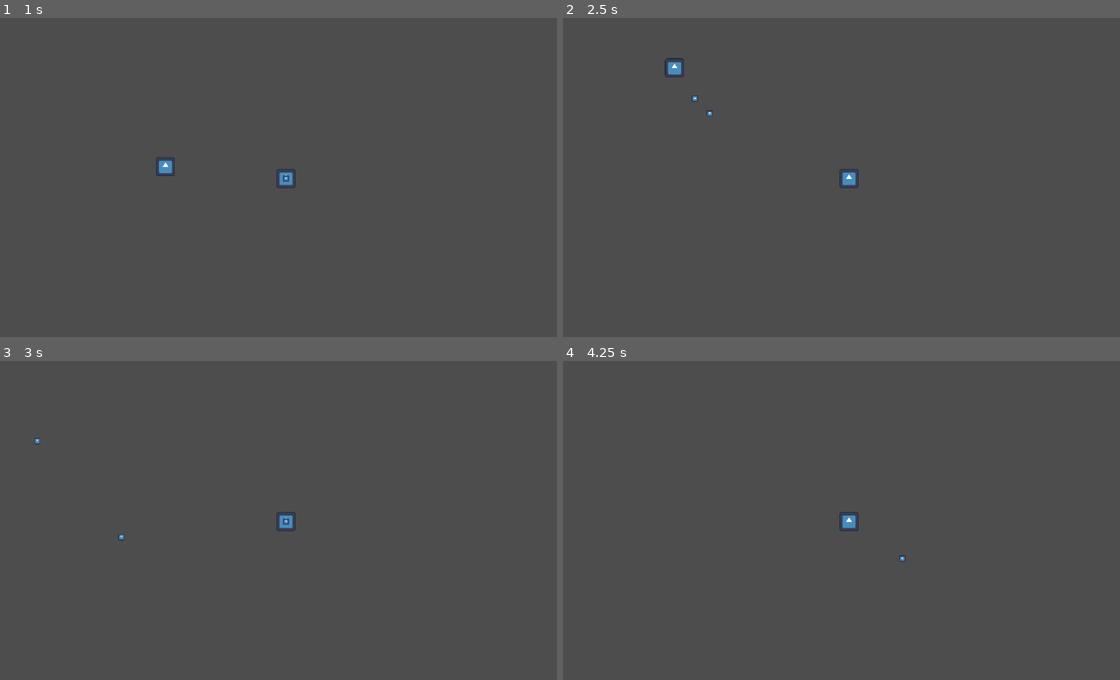
Above: before the commit, frames 1-4 (two rows, left to right).
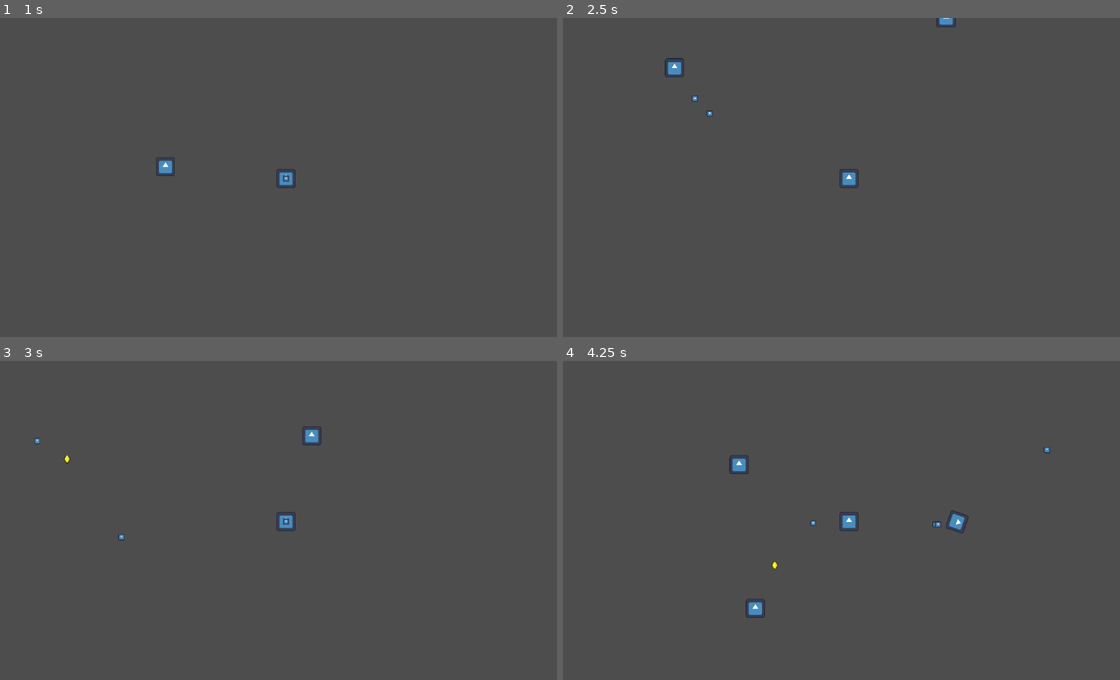
Above: after the commit, the same moments.

Repository: SeanCampbell255/rogueish
Game: Godot game, scene res://game.tscn
Two runs of this game, one before a commit and one after it. Both use one fixed random seed, a clock stepped at 60 frames per second and the inputs below. The project has no main scene, so this scene is started directly. The engine's default icon, where the game draws it, is replaced by a stand-in: a white triangle on a blue panel in a dark square.
Inputs:
- Up to frame 1 (1 s): hold Right (ui_right) from 0.53 s (still down)
- Up to frame 2 (2.5 s): release Right (ui_right) at 1.28 s; hold Down (ui_down) 1.28-2.03 s; hold Right (ui_right) from 2.03 s (still down)
- Up to frame 3 (3 s): release Right (ui_right) at 2.78 s; hold Up (ui_up) from 2.78 s (still down)
- Up to frame 4 (4.25 s): release Up (ui_up) at 3.53 s; hold Left (ui_left) from 3.53 s (still down)

Frame 1 is identical in both runs. In frame 2, less than 0.1% of the frame differs, in the area x 67-71%, y 0-3%; in frame 3, 0.1%; in frame 4, 0.5%, in the area x 29-88%, y 26-81%.
Error before the commit: Parse Error: Expected expression for variable initial value after "=". (res://game.gd:4)

Commit message:
Added pickups

Diff:
--- a/rogueish/enemy.gd
+++ b/rogueish/enemy.gd
@@ -9,6 +9,7 @@
 var canShoot = true
 var shotCooldown = 2
 var projectile = preload("res://projectile.tscn")
+var pickup = preload("res://pickup.tscn")
 var target
 var speed = 150
 var isInProximity = false
@@ -35,6 +36,9 @@
 func take_damage(damage: int) -> void:
 	health -= damage
 	if(health < 1):
+		var drop = pickup.instantiate()
+		drop.global_position = global_position
+		get_parent().add_child(drop)
 		queue_free()
 
 func deal_proximity_damage(body: Player) -> void:
--- a/rogueish/game.gd
+++ b/rogueish/game.gd
@@ -1,14 +1,27 @@
 extends Node2D
 
 var enemy = preload("res://enemy.tscn")
-@onready var path: PathFollow2D =
+@onready var path: PathFollow2D = $Player/Path2D/PathFollow2D
+@onready var spawnPoint: Marker2D = $Player/Path2D/PathFollow2D/Marker2D
 @onready var timer: Timer = $SpawnTimer
+
+var coins = 0
 
 func _ready() -> void:
 	timer.wait_time = 1
 	timer.start()
 
+func grab_pickup(type: String, amount: int) -> void:
+	if (type == "coin"):
+		coins += amount
+		print(coins)
+
 func _on_spawn_timer_timeout() -> void:
+	print("spawn")
 	var rng = RandomNumberGenerator.new()
 	rng.randomize()
-	enemy.instantiate()
+	path.progress = rng.randf_range(0, 4040)
+
+	var instance = enemy.instantiate()
+	instance.global_position = spawnPoint.global_position
+	add_child(instance)
--- /dev/null
+++ b/rogueish/pickup.gd
@@ -0,0 +1,13 @@
+extends Area2D
+
+var type: String = "coin"
+var amount: int = 1
+var game: Node2D
+
+func _ready() -> void:
+	game = get_node("/root/Game")
+
+func _on_body_entered(body: Node2D) -> void:
+	if(body is Player):
+		game.grab_pickup(type, amount)
+		queue_free()
--- /dev/null
+++ b/rogueish/pickup.tscn
@@ -0,0 +1,96 @@
+[gd_scene load_steps=15 format=3 uid="uid://d3xjirl7gbdpi"]
+
+[ext_resource type="Script" path="res://pickup.gd" id="1_5jmaw"]
+[ext_resource type="Texture2D" uid="uid://lawp5s1xmil7" path="res://coin_Sheet.png" id="1_k3tgu"]
+
+[sub_resource type="CircleShape2D" id="CircleShape2D_cvwgq"]
+
+[sub_resource type="AtlasTexture" id="AtlasTexture_yxhji"]
+atlas = ExtResource("1_k3tgu")
+region = Rect2(0, 0, 16, 16)
+
+[sub_resource type="AtlasTexture" id="AtlasTexture_hxi55"]
+atlas = ExtResource("1_k3tgu")
+region = Rect2(16, 0, 16, 16)
+
+[sub_resource type="AtlasTexture" id="AtlasTexture_bnpvr"]
+atlas = ExtResource("1_k3tgu")
+region = Rect2(32, 0, 16, 16)
+
+[sub_resource type="AtlasTexture" id="AtlasTexture_1l022"]
+atlas = ExtResource("1_k3tgu")
+region = Rect2(48, 0, 16, 16)
+
+[sub_resource type="AtlasTexture" id="AtlasTexture_vs8is"]
+atlas = ExtResource("1_k3tgu")
+region = Rect2(64, 0, 16, 16)
+
+[sub_resource type="AtlasTexture" id="AtlasTexture_46nry"]
+atlas = ExtResource("1_k3tgu")
+region = Rect2(80, 0, 16, 16)
+
+[sub_resource type="AtlasTexture" id="AtlasTexture_kb1es"]
+atlas = ExtResource("1_k3tgu")
+region = Rect2(96, 0, 16, 16)
+
+[sub_resource type="AtlasTexture" id="AtlasTexture_aarxp"]
+atlas = ExtResource("1_k3tgu")
+region = Rect2(112, 0, 16, 16)
+
+[sub_resource type="AtlasTexture" id="AtlasTexture_jg2em"]
+atlas = ExtResource("1_k3tgu")
+region = Rect2(128, 0, 16, 16)
+
+[sub_resource type="AtlasTexture" id="AtlasTexture_sbuhs"]
+atlas = ExtResource("1_k3tgu")
+region = Rect2(144, 0, 16, 16)
+
+[sub_resource type="SpriteFrames" id="SpriteFrames_p5bot"]
+animations = [{
+"frames": [{
+"duration": 1.0,
+"texture": SubResource("AtlasTexture_yxhji")
+}, {
+"duration": 1.0,
+"texture": SubResource("AtlasTexture_hxi55")
+}, {
+"duration": 1.0,
+"texture": SubResource("AtlasTexture_bnpvr")
+}, {
+"duration": 1.0,
+"texture": SubResource("AtlasTexture_1l022")
+}, {
+"duration": 1.0,
+"texture": SubResource("AtlasTexture_vs8is")
+}, {
+"duration": 1.0,
+"texture": SubResource("AtlasTexture_46nry")
+}, {
+"duration": 1.0,
+"texture": SubResource("AtlasTexture_kb1es")
+}, {
+"duration": 1.0,
+"texture": SubResource("AtlasTexture_aarxp")
+}, {
+"duration": 1.0,
+"texture": SubResource("AtlasTexture_jg2em")
+}, {
+"duration": 1.0,
+"texture": SubResource("AtlasTexture_sbuhs")
+}],
+"loop": true,
+"name": &"default",
+"speed": 8.0
+}]
+
+[node name="Pickup" type="Area2D"]
+script = ExtResource("1_5jmaw")
+
+[node name="CollisionShape2D" type="CollisionShape2D" parent="."]
+shape = SubResource("CircleShape2D_cvwgq")
+
+[node name="AnimatedSprite2D" type="AnimatedSprite2D" parent="."]
+sprite_frames = SubResource("SpriteFrames_p5bot")
+autoplay = "default"
+
+[connection signal="body_entered" from="." to="." method="_on_body_entered"]
--- a/rogueish/player.tscn
+++ b/rogueish/player.tscn
@@ -1,10 +1,16 @@
-[gd_scene load_steps=4 format=3 uid="uid://ckebvr2umj6rv"]
+[gd_scene load_steps=5 format=3 uid="uid://ckebvr2umj6rv"]
 
 [ext_resource type="Script" path="res://player.gd" id="1_alm52"]
 [ext_resource type="Texture2D" uid="uid://dlu5pt6lxj1hi" path="res://icon.svg" id="2_3jbdd"]
 
 [sub_resource type="CircleShape2D" id="CircleShape2D_ag6f3"]
 radius = 20.0
+
+[sub_resource type="Curve2D" id="Curve2D_11q0t"]
+_data = {
+"points": PackedVector2Array(0, 0, 0, 0, -650, -360, 0, 0, 0, 0, 650, -360, 0, 0, 0, 0, 650, 360, 0, 0, 0, 0, -650, 360, 0, 0, 0, 0, -650, -360)
+}
+point_count = 5
 
 [node name="Player" type="CharacterBody2D"]
 position = Vector2(602, 320)
@@ -22,4 +28,13 @@
 
 [node name="Camera2D" type="Camera2D" parent="."]
 
+[node name="Path2D" type="Path2D" parent="."]
+curve = SubResource("Curve2D_11q0t")
+
+[node name="PathFollow2D" type="PathFollow2D" parent="Path2D"]
+position = Vector2(-288.641, -360)
+progress = 361.36
+
+[node name="Marker2D" type="Marker2D" parent="Path2D/PathFollow2D"]
+
 [connection signal="timeout" from="AttackTimer" to="." method="_on_attack_timer_timeout"]
Binary file added: rogueish/coin_Sheet.png
Not shown, added: rogueish/coin_Sheet.png.import
